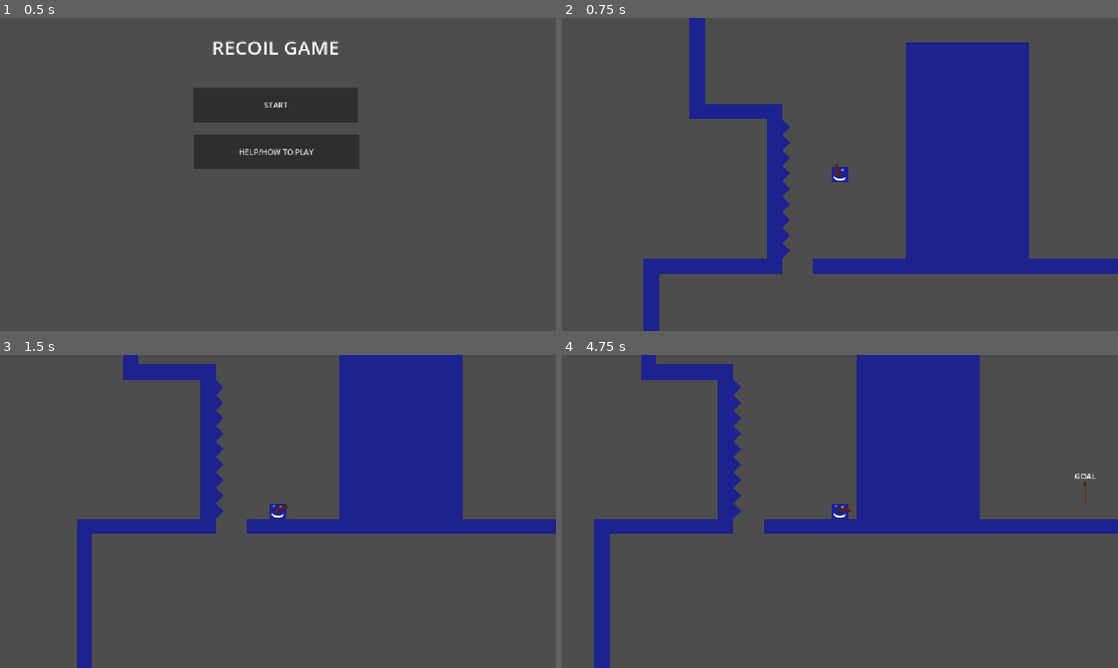
Above: before the commit, frames 1-4 (two rows, left to right).
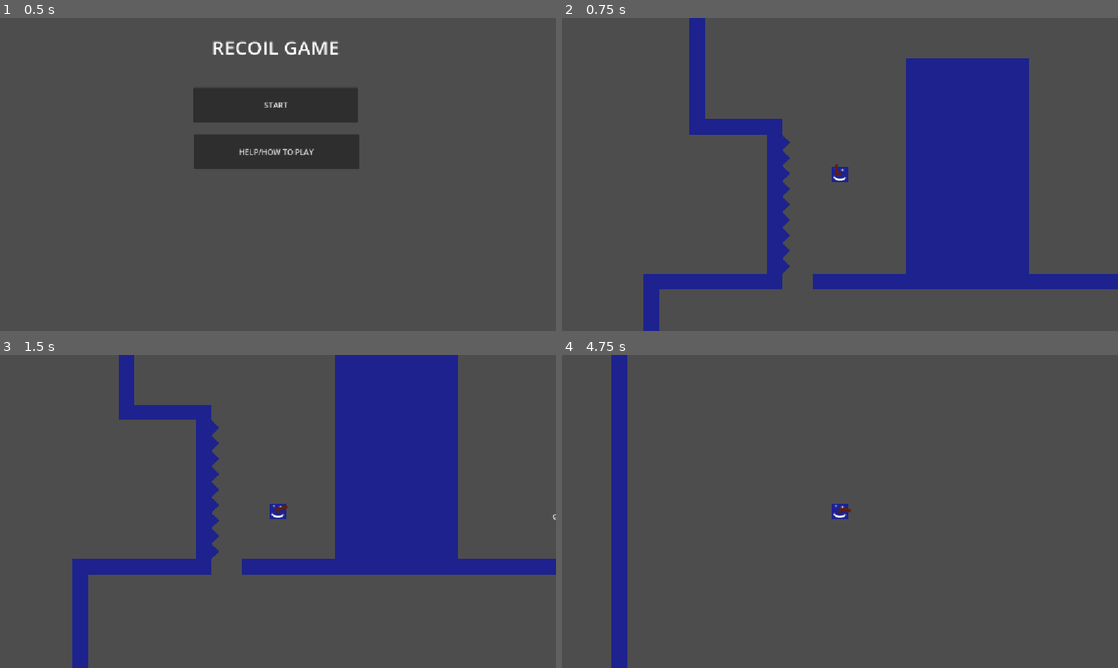
Above: after the commit, the same moments.

Repository: ejoit/Shooter-Game
Game: Godot game, scene res://Scenes/tile_screen.tscn
The game is run twice, just before and just after one commit, with the same random seed, the same clock (stepped at 60 frames per second) and the same inputs.
Inputs (mouse positions are in pixels of both pictures, inside the frame that each line leads up to):
- Up to frame 1 (0.5 s): no input
- Up to frame 2 (0.75 s): click "START" at 0.5 s
- Up to frame 3 (1.5 s): tap Enter (ui_accept) at 1.25, 1.35 s; move the mouse to (400, 495) at 1.27 s; hold Right (ui_right) from 1.28 s (still down)
- Up to frame 4 (4.75 s): tap Enter (ui_accept) at 1.52, 1.82, 2.27, 2.3, 2.57, 2.85, 3.77, 3.8, 4.07, 4.35, 4.52 s; move the mouse to (728, 527) at 2.02 s; click (728, 527) at 2.1 s; move the mouse to (895, 442) at 2.77 s; release Right (ui_right) at 2.78 s; hold Left (ui_left) 2.78-3.53 s; move the mouse to (812, 574) at 3.52 s; hold Right (ui_right) from 3.53 s (still down); click (812, 574) at 3.6 s; move the mouse to (1006, 558) at 4.27 s

Frame 1 is identical in both runs. In frame 2, 9.0% of the frame differs, in the area x 14-100%, y 7-87%; in frame 3, 13%; in frame 4, 22%, in the area x 5-100%, y 0-100%.

Commit message:
finally making progress on the state machine🥳🎉 but there is a tism between wall state and fall state

Diff:
--- /dev/null
+++ b/Player/Scripts/fall.gd
@@ -0,0 +1,21 @@
+extends State
+@onready var player: CharacterBody2D
+var GRAVITY = 1800
+
+var speed = 280
+var acceleration = 1000
+
+func enter() -> void:
+	player = state_machine.get_parent()
+
+# Called when the node enters the scene tree for the first time.
+func physics_update(_delta: float) -> void:
+	print("fall")
+	player.velocity.y += GRAVITY * _delta
+	player.velocity.x = move_toward(player.velocity.x, player.direction * speed, acceleration * _delta)
+	if player.is_on_floor():
+		state_machine.change_state("idle")
+	if player.is_on_floor() and player.velocity.y >= 0:
+		state_machine.change_state("move")
+	if player.is_on_wall():
+		state_machine.change_state("wall")
--- a/Player/Scripts/idle.gd
+++ b/Player/Scripts/idle.gd
@@ -1,11 +1,26 @@
 extends State
 
-@onready var player: CharacterBody2D  = get_parent().get_parent()
+@onready var player: CharacterBody2D
 var GRAVITY = 1800
 
+func enter() -> void:
+	player = state_machine.get_parent()
+	player.velocity.x = 0
+	player.can_wall_slide = true
+	player.wall_timer_started = true
+
 func physics_update(_delta: float) -> void:
-	player.velocity.y += GRAVITY * _delta
-	if player.is_on_floor():
+	print("idle")
+	if Input.is_action_just_pressed("ui_left") or Input.is_action_just_pressed("ui_right"):
 		state_machine.change_state("move")
 
+	if Input.is_action_just_pressed("ui_accept"):
+		state_machine.change_state("jump")
+
+	if not player.is_on_floor():
+		state_machine.change_state("fall")
+
+
+
+
 	player.move_and_slide()
--- /dev/null
+++ b/Player/Scripts/jump.gd
@@ -0,0 +1,16 @@
+extends State
+
+@onready var player: CharacterBody2D
+var jump_force = -500
+
+func enter() -> void:
+	player = state_machine.get_parent()
+	player.velocity.y = jump_force
+
+func physics_update(_delta: float) -> void:
+	print("jump")
+	if not player.is_on_floor() or not player.is_on_wall_only():
+		state_machine.change_state("fall")
+
+	if player.is_on_wall_only():
+		state_machine.change_state("wall")
--- a/Player/Scripts/move.gd
+++ b/Player/Scripts/move.gd
@@ -1,10 +1,24 @@
 extends State
-var acceleration = 500
+var acceleration = 8000
 var speed = 500
-@onready var player: CharacterBody2D  = get_parent().get_parent()
+@onready var player: CharacterBody2D
 
-func enter():
-	OS.alert("succsessful change")
+func enter() -> void:
+	player = state_machine.get_parent()
+	player.can_wall_slide = true
+	player.wall_timer_started = true
+func physics_update(delta: float) -> void:
+	print("movin")
+	player.velocity.x = move_toward(player.velocity.x, player.direction * speed, acceleration * delta)
+	if player.is_on_floor():
+		player.can_wall_slide = true
+	if not player.is_on_floor():
+		state_machine.change_state("fall")
+	if player.is_on_wall():
+		pass
 
-func physics_update(delta: float) -> void:
-	player.velocity.x = move_toward(player.velocity.x, player.direction * speed, acceleration * delta)
+	if player.velocity.x == 0:
+		state_machine.change_state("idle")
+
+	if Input.is_action_just_pressed("ui_accept"):
+		state_machine.change_state("jump")
--- a/Player/Scripts/newplayer.gd
+++ b/Player/Scripts/newplayer.gd
@@ -2,8 +2,16 @@
 class_name Player
 
 var direction := 0
+var can_wall_slide = false
+var wall_timer_started = false
+
+func _process(delta: float) -> void:
+	rotation_degrees = wrap(rotation_degrees, 0, 360)
 
 func _physics_process(delta: float) -> void:
 
 	direction = Input.get_axis("ui_left", "ui_right")
+
+
+
 	move_and_slide()
--- a/Player/Scripts/player.gd
+++ b/Player/Scripts/player.gd
@@ -107,7 +107,7 @@
 		change_state(States.AIR)
 
 func _on_recoil_timer_timeout() -> void:
-	recoil_timer_end = true
+	recoil_timer_end = false
 
 
 
--- /dev/null
+++ b/Player/Scripts/wall.gd
@@ -0,0 +1,40 @@
+extends State
+
+var acceleration = 8000
+var speed = 250
+@onready var player: CharacterBody2D
+var GRAVITY = 1000
+
+func enter() -> void:
+	player = state_machine.get_parent()
+	if player.can_wall_slide == true:
+		player.velocity.y = 0
+	elif player.can_wall_slide == false:
+		state_machine.change_state("fall")
+
+func physics_update(delta: float) -> void:
+	print("wall")
+	player.velocity.x = move_toward(player.velocity.x, player.direction * speed, acceleration * delta)
+
+	if player.can_wall_slide == true:
+		player.velocity.y += 50 * delta
+
+		if player.wall_timer_started == true:
+			player.wall_timer_started = false
+			$"../../Timers/on_wall".start()
+
+	elif player.can_wall_slide == false:
+		state_machine.change_state("fall")
+
+	if player.is_on_floor():
+		state_machine.change_state("idle")
+
+	if player.is_on_floor() and player.velocity.y >= 0:
+		state_machine.change_state("move")
+
+	if not player.is_on_wall():
+		state_machine.change_state("fall")
+
+
+func _on_on_wall_timeout() -> void:
+	player.can_wall_slide = false
--- a/Scenes/player.tscn
+++ b/Scenes/player.tscn
@@ -8,6 +8,9 @@
 [ext_resource type="Script" uid="uid://ekba1musokti" path="res://Player/Scripts/StateMachine.gd" id="6_8erm5"]
 [ext_resource type="Script" uid="uid://bffw465m81c5h" path="res://Player/Scripts/move.gd" id="7_3smsa"]
 [ext_resource type="Script" uid="uid://cfabngnsxlwbc" path="res://Player/Scripts/idle.gd" id="8_tx1dd"]
+[ext_resource type="Script" uid="uid://biqngvs0co5vh" path="res://Player/Scripts/fall.gd" id="9_f1ek2"]
+[ext_resource type="Script" uid="uid://d13oeef1avnan" path="res://Player/Scripts/jump.gd" id="10_tx1dd"]
+[ext_resource type="Script" uid="uid://dnpqxyth7cgrn" path="res://Player/Scripts/wall.gd" id="11_gymyn"]
 
 [sub_resource type="RectangleShape2D" id="RectangleShape2D_vgqql"]
 size = Vector2(30, 30)
@@ -102,4 +105,17 @@
 [node name="move" type="Node" parent="StateMachine" unique_id=126587122]
 script = ExtResource("7_3smsa")
 
+[node name="fall" type="Node" parent="StateMachine" unique_id=702826278]
+script = ExtResource("9_f1ek2")
+metadata/_custom_type_script = "uid://cext0l4oc11n0"
+
+[node name="Jump" type="Node" parent="StateMachine" unique_id=1559442502]
+script = ExtResource("10_tx1dd")
+metadata/_custom_type_script = "uid://cext0l4oc11n0"
+
+[node name="wall" type="Node" parent="StateMachine" unique_id=564244971]
+script = ExtResource("11_gymyn")
+metadata/_custom_type_script = "uid://cext0l4oc11n0"
+
+[connection signal="timeout" from="Timers/on_wall" to="StateMachine/wall" method="_on_on_wall_timeout"]
 [connection signal="timeout" from="Timers/Recoil_Timer" to="." method="_on_recoil_timer_timeout"]
Not shown, added: Player/Scripts/fall.gd.uid
Not shown, added: Player/Scripts/jump.gd.uid
Not shown, added: Player/Scripts/wall.gd.uid
